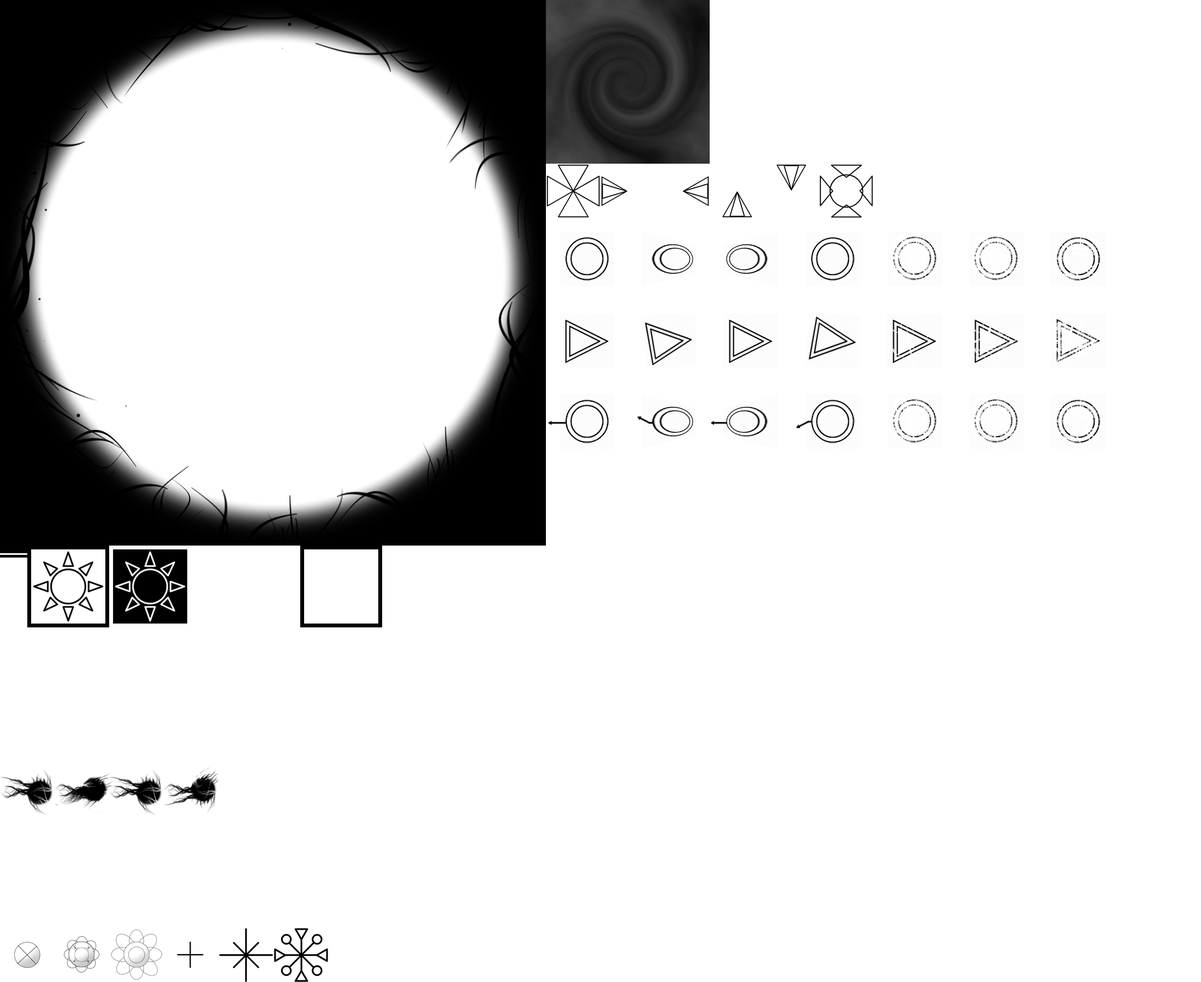
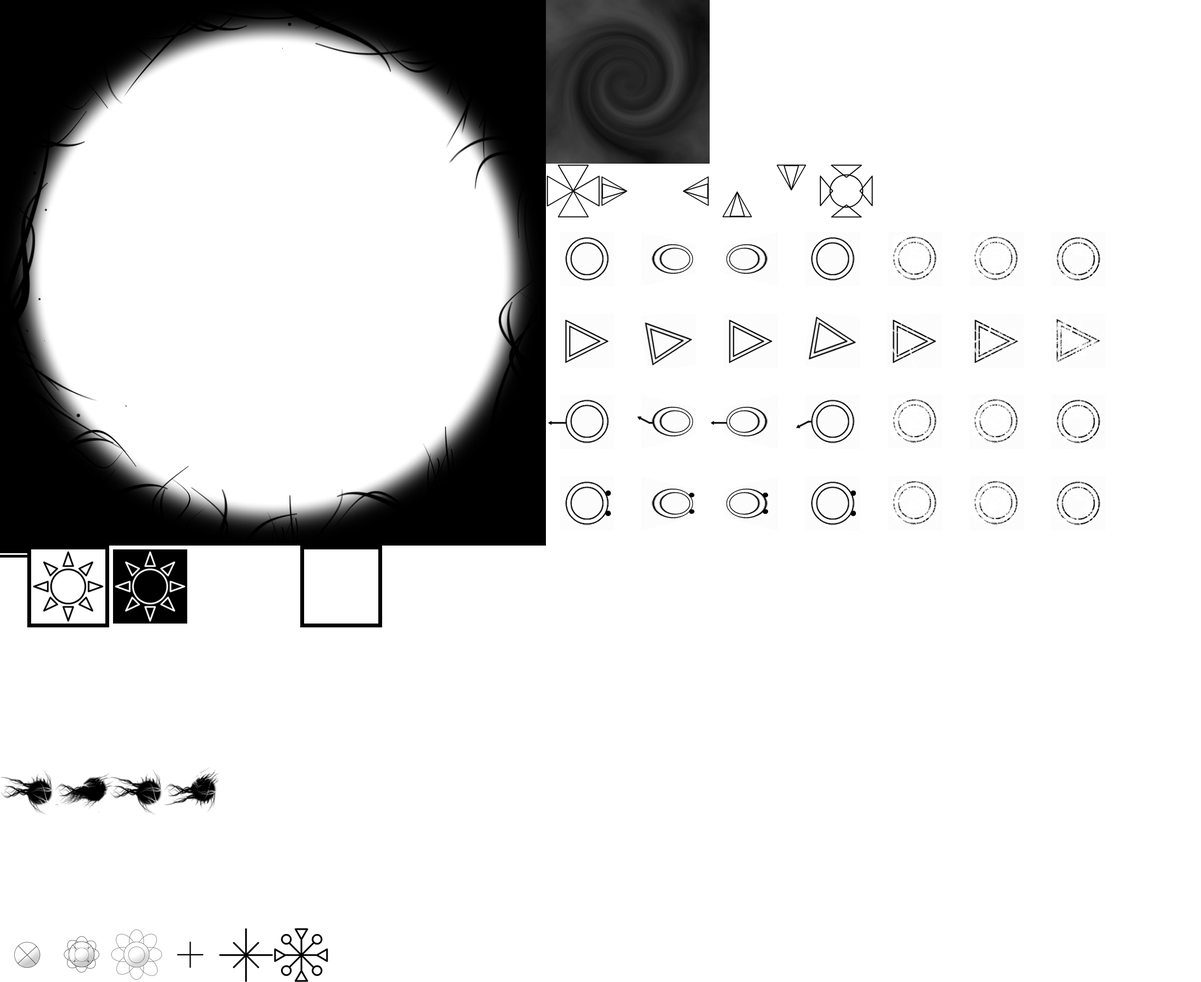
Comparing the layer stacks of the two 1201 × 982 images. Changes:
added group "herbivore(2)" with 11 layers above "herbivore(1)" over 559, 476, 1106, 532
added layer "death3" in group "herbivore(2)" over 1050, 476, 1106, 532
added layer "death2" in group "herbivore(2)" over 969, 476, 1024, 532
added layer "death1" in group "herbivore(2)" over 887, 476, 942, 531
added layer "mod4" in group "herbivore(2)" over 762, 490, 1058, 517
added layer "pose4" in group "herbivore(2)" over 805, 476, 861, 532
added layer "mod3" in group "herbivore(2)" over 762, 492, 768, 515
added layer "pose3" in group "herbivore(2)" over 723, 476, 778, 532
added layer "mod2" in group "herbivore(2)" over 688, 492, 695, 515
added layer "pose2" in group "herbivore(2)" over 641, 476, 696, 532
added layer "mod1" in group "herbivore(2)" over 605, 490, 611, 517
added layer "pose1" in group "herbivore(2)" over 559, 476, 614, 532
